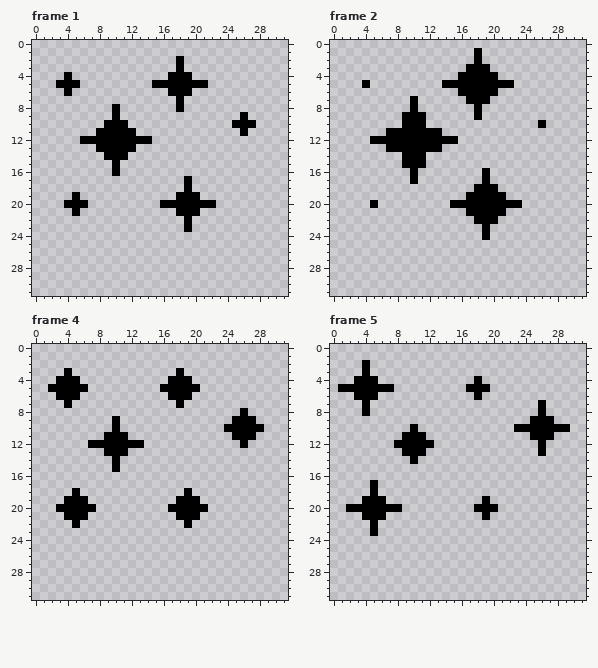
Pixel-art file, stored at support/aseprite_files/SparkleAnimation.aseprite. This is how it looked before the edit.
32x32 pixels, 8 frames. Shown: frame 1, frame 2, frame 4, frame 5. The commit also changed other frames, which this record leaves out.
Once edited:
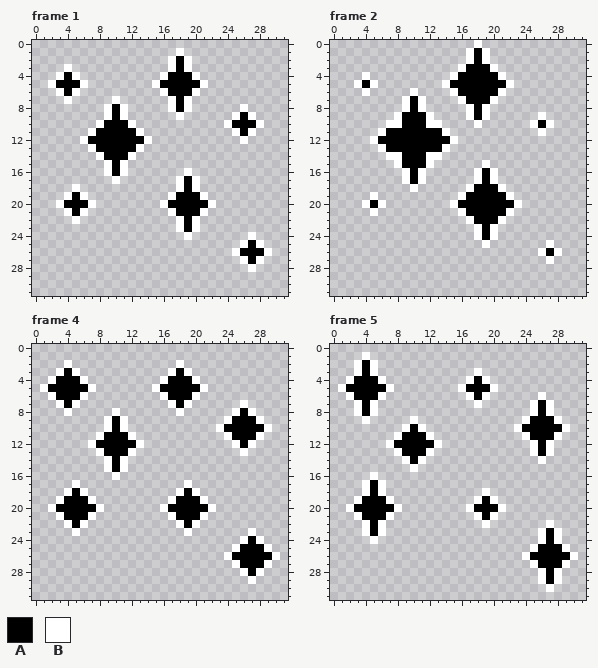
Palette (. is transparent): A #000000  B #ffffff
Edits made:
Changed rows in their new state; - is an unchanged pixel.
Frame 1:
first column x 2:
 1 ----------------B-----------
 2 ---------------B-B----------
 3 --B------------B-B----------
 4 -B-B----------B---B---------
 5 B---B--------B-----B--------
 6 -B-B----------B---B---------
 7 --B-----B------B-B----------
 8 -------B-B-----B-B------B---
 9 -------B-B------B------B-B--
10 ------B---B-----------B---B-
11 -----B-----B-----------B-B--
12 ----B-------B-----------B---
13 -----B-----B----------------
14 ------B---B-----------------
15 -------B-B------------------
16 -------B-B-------B----------
17 --------B-------B-B---------
18 ---B------------B-B---------
19 --B-B----------B---B--------
20 -B---B--------B-----B-------
21 --B-B----------B---B--------
22 ---B------------B-B---------
23 ----------------B-B---------
24 -----------------B-------B--
25 ------------------------BAB-
26 -----------------------BAAAB
27 ------------------------BAB-
28 -------------------------B--
Frame 2:
first column x 3:
 0 ---------------B----------
 1 --------------B-B---------
 2 --------------B-B---------
 3 -------------B---B--------
 4 -B----------B-----B-------
 5 B-B--------B-------B------
 6 -B-----B----B-----B-------
 7 ------B-B----B---B--------
 8 ------B-B-----B-B---------
 9 -----B---B----B-B------B--
10 ----BB---BB----B------B-B-
11 ---B-------B-----------B--
12 --B---------B-------------
13 ---B-------B--------------
14 ----BB---BB---------------
15 -----B---B------B---------
16 ------B-B------B-B--------
17 ------B-B------B-B--------
18 -------B------B---B-------
19 --B----------B-----B------
20 -B-B--------B-------B-----
21 --B----------B-----B------
22 --------------B---B-------
23 ---------------B-B--------
24 ---------------B-B--------
25 ----------------B-------B-
26 -----------------------BAB
27 ------------------------B-
Frame 4:
first column x 1:
 2 ---B-------------B------------
 3 --B-B-----------B-B-----------
 4 -B---B---------B---B----------
 5 B-----B-------B-----B---------
 6 -B---B---------B---B----------
 7 --B-B-----------B-B------B----
 8 ---B-----B-------B------B-B---
 9 --------B-B------------B---B--
10 --------B-B-----------B-----B-
11 -------B---B-----------B---B--
12 ------B-----B-----------B-B---
13 -------B---B-------------B----
14 --------B-B-------------------
15 --------B-B-------------------
16 ---------B--------------------
17 ----B-------------B-----------
18 ---B-B-----------B-B----------
19 --B---B---------B---B---------
20 -B-----B-------B-----B--------
21 --B---B---------B---B---------
22 ---B-B-----------B-B----------
23 ----B-------------B-------B---
24 -------------------------BAB--
25 ------------------------BAAAB-
26 -----------------------BAAAAAB
27 ------------------------BAAAB-
28 -------------------------BAB--
29 --------------------------B---
Frame 5:
first column x 1:
 1 ---B--------------------------
 2 --B-B-------------------------
 3 --B-B------------B------------
 4 -B---B----------B-B-----------
 5 B-----B--------B---B----------
 6 -B---B----------B-B------B----
 7 --B-B------------B------B-B---
 8 --B-B-------------------B-B---
 9 ---B-----B-------------B---B--
10 --------B-B-----------B-----B-
11 -------B---B-----------B---B--
12 ------B-----B-----------B-B---
13 -------B---B------------B-B---
14 --------B-B--------------B----
15 ---------B--------------------
16 ----B-------------------------
17 ---B-B------------------------
18 ---B-B------------B-----------
19 --B---B----------B-B----------
20 -B-----B--------B---B---------
21 --B---B----------B-B----------
22 ---B-B------------B-------B---
23 ---B-B-------------------BAB--
24 ----B--------------------BAB--
25 ------------------------BAAAB-
26 -----------------------BAAAAAB
27 ------------------------BAAAB-
28 -------------------------BAB--
29 -------------------------BAB--
30 --------------------------B---
Where, in picture pixels (left, top, right, bottom), the same in both pictures:
changed: (48, 48, 272, 272)
changed: (354, 40, 562, 264)
changed: (40, 360, 280, 584)
changed: (338, 352, 578, 592)
